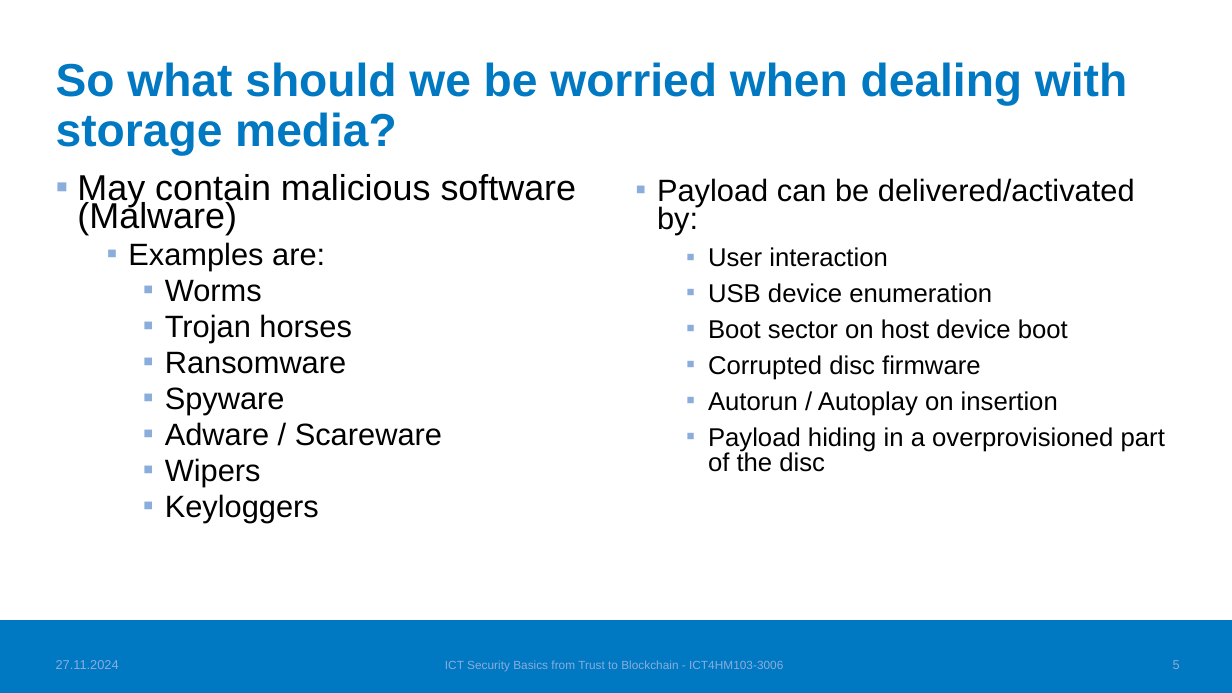
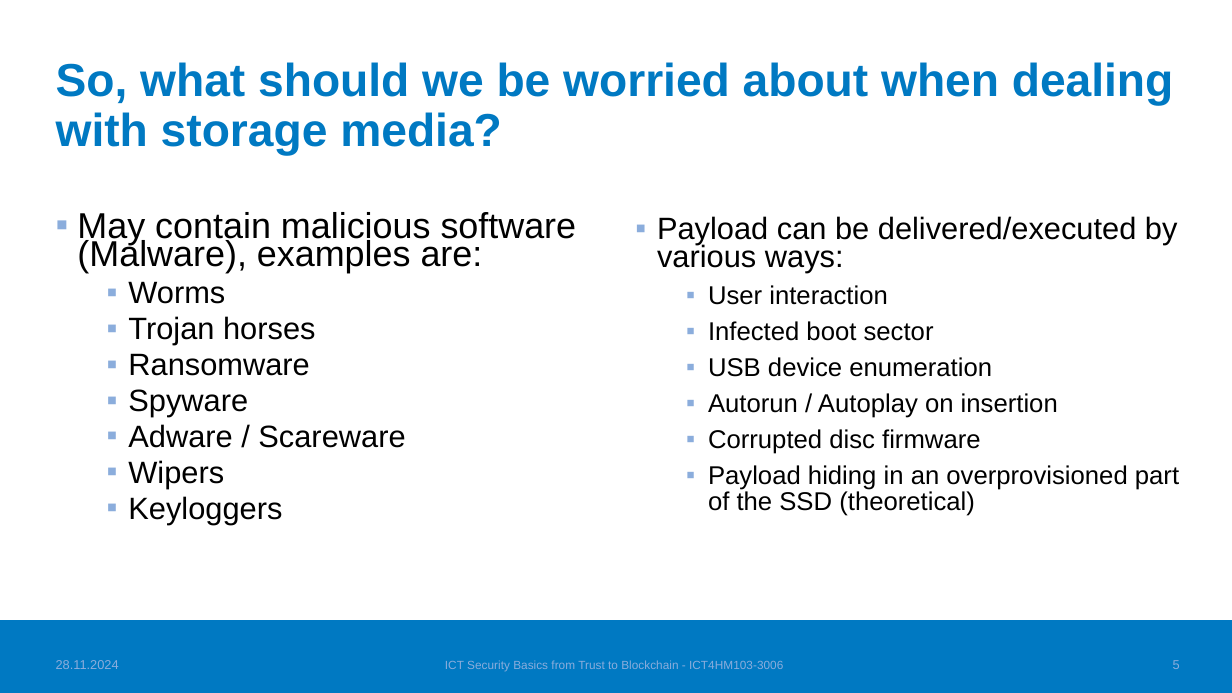
Before and after one commit to TatuE/Trust_to_Blockchain, a slide deck: slide 6 of class_presentation/Dont_trust_that_storage_medium.pptx. Drawn at 1232x693 pixels with LibreOffice and Linux fonts; fonts in the diff are those of the drawing; background and template pictures are left out. Boxes give left, top, right and bottom in pixels: in the first picture for what was removed or moved away, otherwise in the second. Text is boxed around its words. In the diff, an @@ line names an element or a change of style, - is before the commit and + after.

```diff
--- a/class_presentation/Dont_trust_that_storage_medium.pptx
+++ b/class_presentation/Dont_trust_that_storage_medium.pptx
@@ title at (56, 62, 1174, 156): text changed @@
-So what should we be worried when dealing with storage media?
+So, what should we be worried about when dealing with storage media?
@@ text at (77, 212, 577, 273): text changed @@
-▪ May contain malicious software (Malware)
-  ▪ Examples are:
+▪ May contain malicious software (Malware), examples are:
@@ text at (657, 216, 1178, 273): text changed @@
-▪ Payload can be delivered/activated by:
+▪ Payload can be delivered/executed by various ways:
@@ text at (128, 281, 405, 525): list level 3 to 2 in "Worms"; list level 3 to 2 in "Trojan horses"; list level 3 to 2 in "Ransomware"; list level 3 to 2 in "Spyware"; list level 3 to 2 in "Adware / Scareware"; list level 3 to 2 in "Wipers"; list level 3 to 2 in "Keyloggers" @@
@@ text at (708, 321, 934, 341): paragraph added @@
+  ▪ Infected boot sector
@@ text at (708, 393, 1058, 418): text changed @@
-  ▪ Boot sector on host device boot
+  ▪ Autorun / Autoplay on insertion
@@ text at (708, 465, 1179, 516): text changed @@
-  ▪ Autorun / Autoplay on insertion
-  ▪ Payload hiding in a overprovisioned part of the disc
+  ▪ Payload hiding in an overprovisioned part of the SSD (theoretical)
@@ text at (56, 660, 119, 669): text changed @@
-27.11.2024
+28.11.2024
```
Also in this commit, not shown: 12 other slides changed, 3 slides added, 2 other files.
